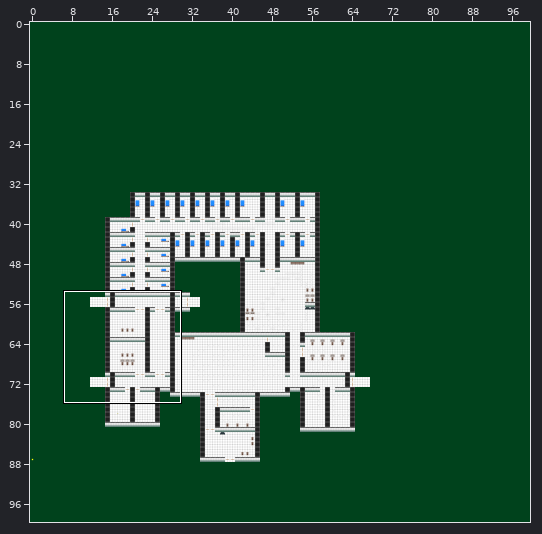
One commit to this Tiled map: ALPHA TEX/world2.tmx. Above, an overview of the earlier version with the close-up marked.
Close-up. Earlier state:
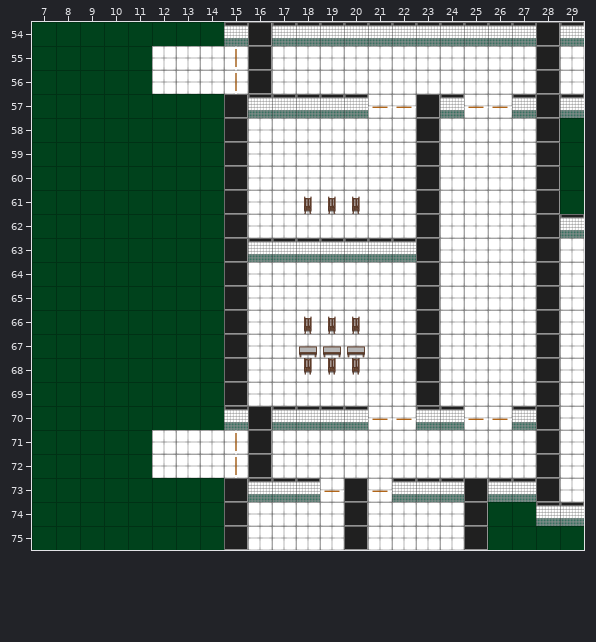
Cells are 64x64 px. Shown: x 7..29, y 54..75. The commit also changed other parts of the map, which this record leaves out.
Once edited:
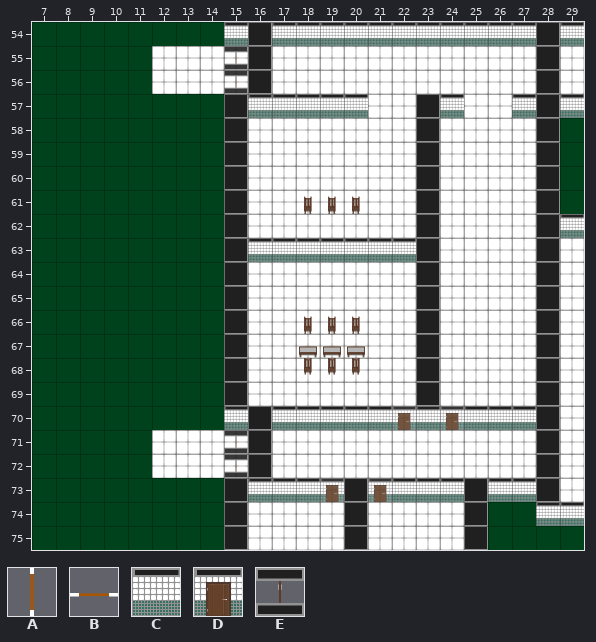
Key: from "alpha_sprite_sheet": A 9, B 10; from "floor_wall_sheet": C 5, D 7, E 9.
_ is an empty cell, . an unchanged one.
The exact change:
--- layer "väggar"
@@ x 21..26 @@
-70 _..C__
+70 C.._CC
--- layer "Dörrar"
@@ x 15..26 @@
-55 A...........
-56 A...........
-57 ......BB..BB
+55 E...........
+56 E...........
+57 ......__..__
@@ x 15..26 @@
-70 ......BB._BB
-71 A...........
-72 A...........
-73 ....B.B.....
+70 ......_D.D__
+71 E...........
+72 E...........
+73 ....D.D.....
Pixel boxes of the changes (left, top, right, bottom) in both close-ups:
changed: (224, 46, 248, 94)
removed: (368, 106, 416, 109)
removed: (464, 106, 512, 109)
changed: (368, 406, 416, 430)
changed: (440, 406, 512, 430)
changed: (224, 430, 248, 478)
changed: (320, 478, 344, 502)
changed: (368, 478, 392, 502)
